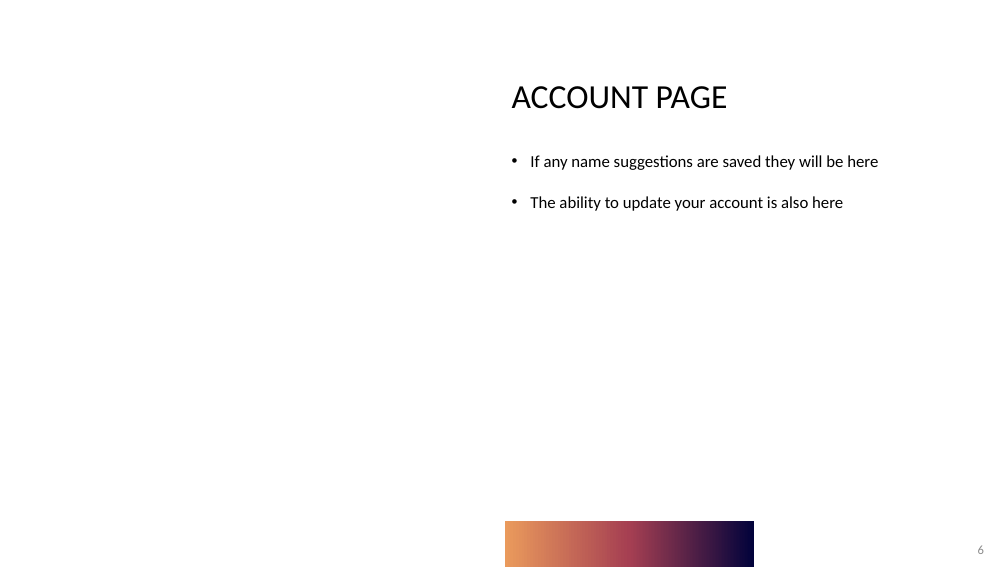
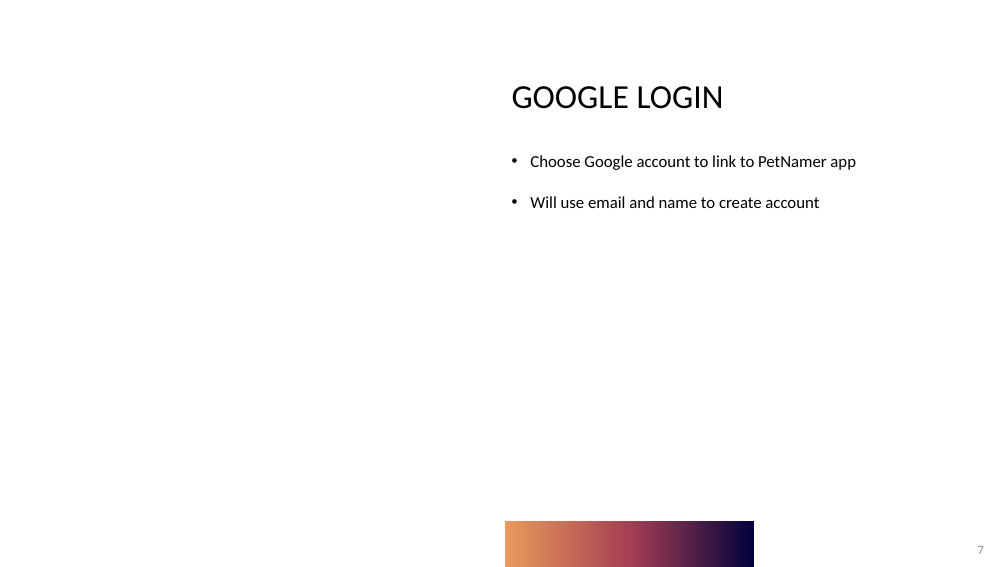
Before and after one commit to adriaonline/CPT200SP24-Team1, a slide deck: slide 7 of Phase 2 Docs/Phase 2 - Presentation.pptx (slide 6 before the commit). Drawn at 1008x567 pixels with LibreOffice and Linux fonts; fonts in the diff are those of the drawing. Boxes give left, top, right and bottom in pixels: in the first picture for what was removed or moved away, otherwise in the second. Text is boxed around its words. In the diff, an @@ line names an element or a change of style, - is before the commit and + after.

```diff
--- a/Phase 2 Docs/Phase 2 - Presentation.pptx
+++ b/Phase 2 Docs/Phase 2 - Presentation.pptx
@@ title at <box>512,86,724,109</box>: text changed @@
-ACCOUNT PAGE
+GOOGLE LOGIN
@@ text at <box>530,155,856,208</box>: text changed @@
-• If any name suggestions are saved they will be here
-• The ability to update your account is also here
+• Choose Google account to link to PetNamer app
+• Will use email and name to create account
@@ page number at <box>978,546,984,554</box>: text changed @@
-6
+7
```
Also in this commit, not shown: 4 other slides changed, 4 slides added, 2 slides removed.
